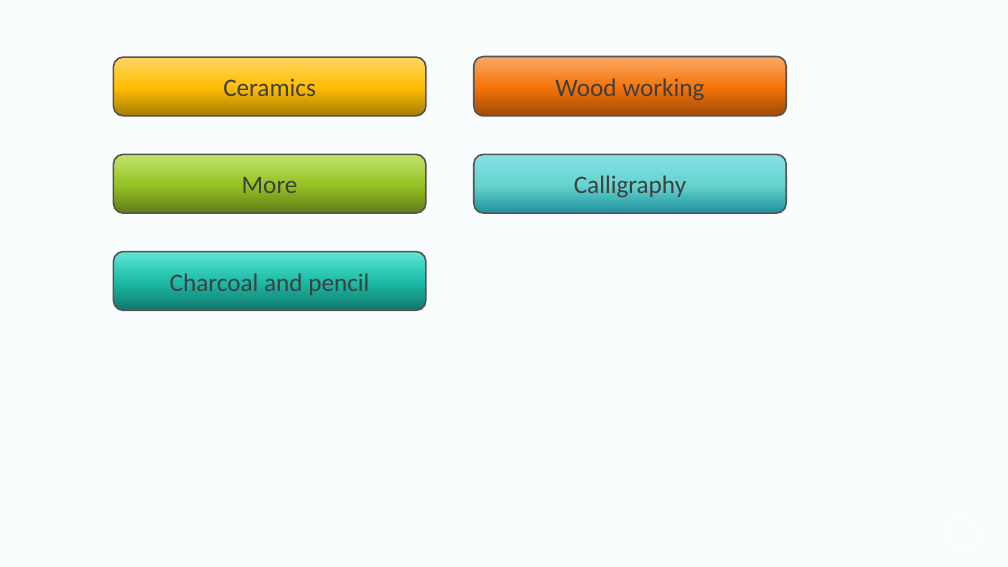
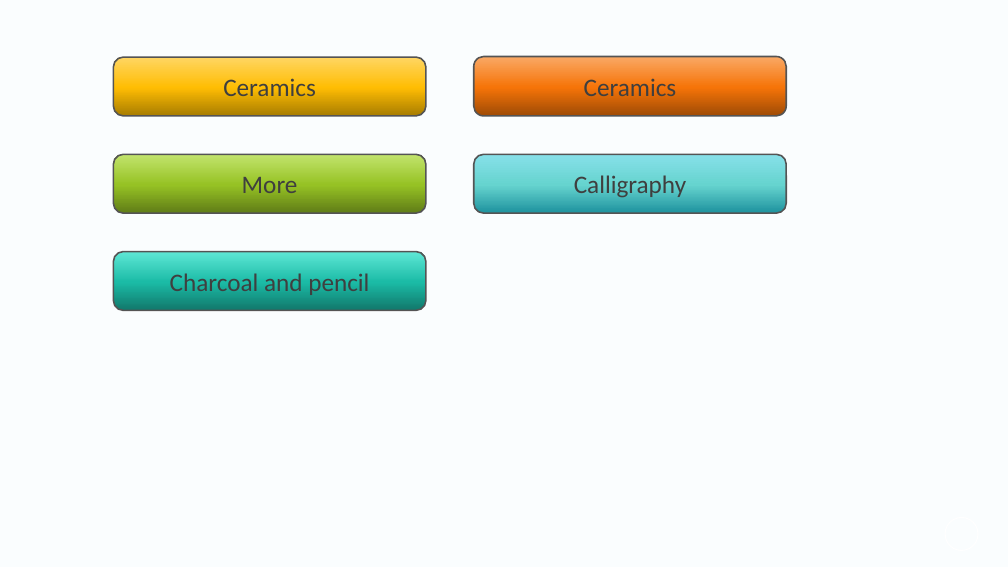
Before and after one commit to lorenzotaddei/lorenzotaddei.github.io, a slide deck: slide 2 of images/on paper/logos creator.pptx. Drawn at 1008x567 pixels with LibreOffice and Linux fonts; fonts in the diff are those of the drawing; background and template pictures are left out. Boxes give left, top, right and bottom in pixels: in the first picture for what was removed or moved away, otherwise in the second. Text is boxed around its words. In the diff, an @@ line names an element or a change of style, - is before the commit and + after.

```diff
--- a/images/on paper/logos creator.pptx
+++ b/images/on paper/logos creator.pptx
@@ text in rounded rectangle at box(584, 79, 677, 96): text changed @@
-Wood working
+Ceramics
```
Also in this commit, not shown: 21 other files.
